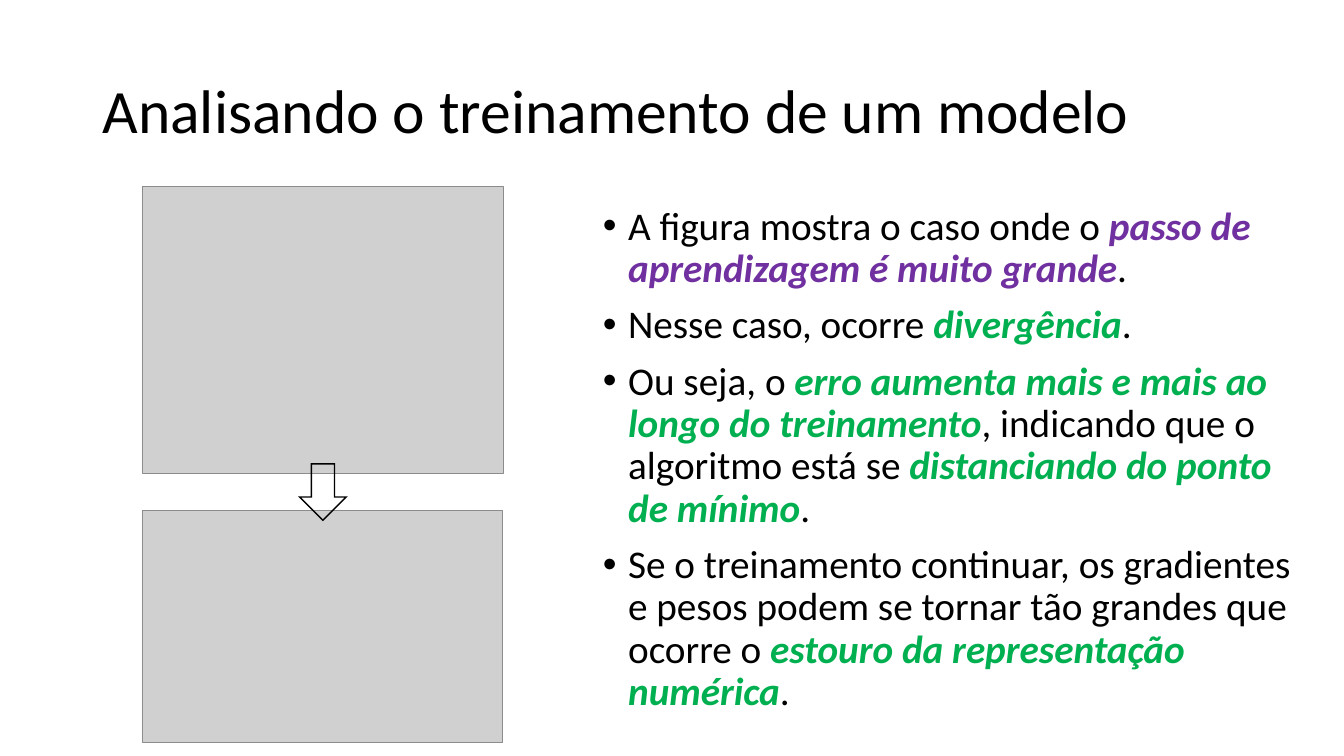
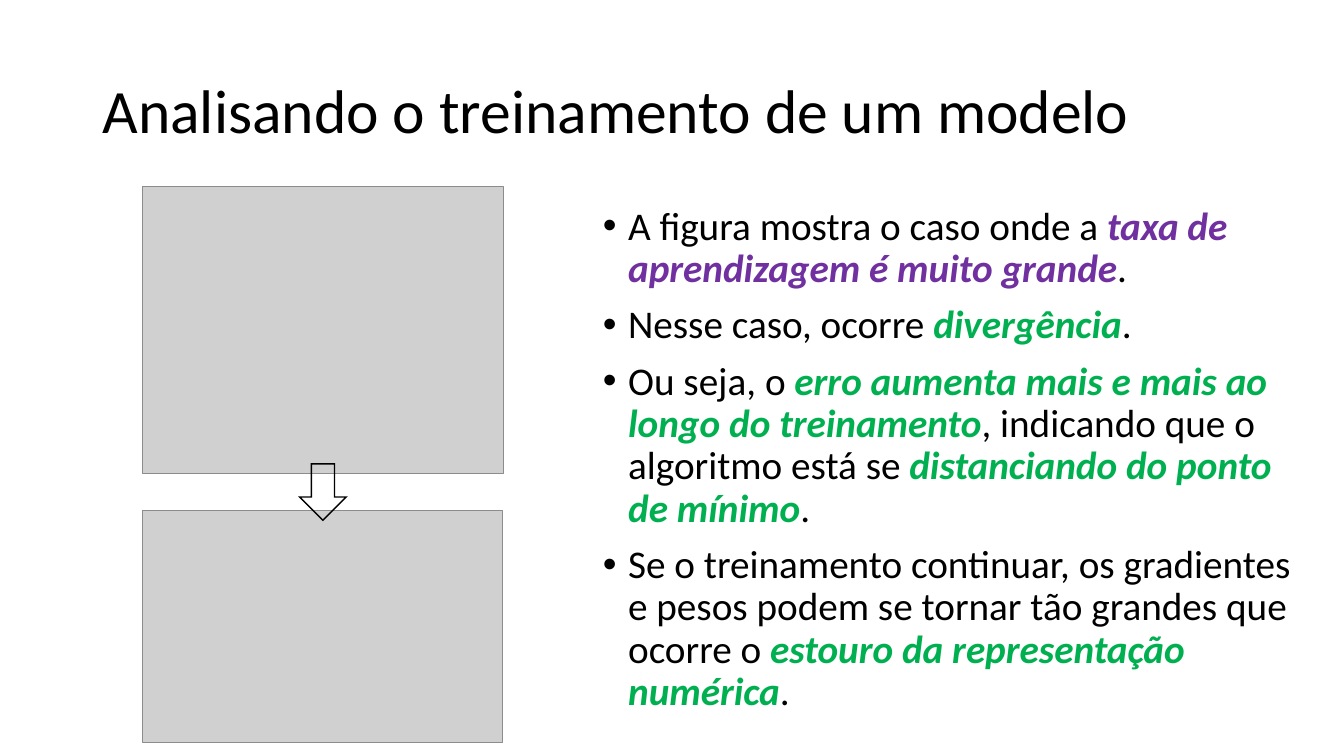
Before and after one commit to zz4fap/t319_aprendizado_de_maquina, a slide deck: slide 17 of slides/T319_Regressão_Linear (Parte III).pptx. Drawn at 1344x756 pixels with LibreOffice and Linux fonts; fonts in the diff are those of the drawing; grey boxes stand for pictures. Boxes give left, top, right and bottom in pixels: in the first picture for what was removed or moved away, otherwise in the second. Text is boxed around its words. In the diff, an @@ line names an element or a change of style, - is before the commit and + after.

```diff
--- a/slides/T319_Regressão_Linear (Parte III).pptx
+++ b/slides/T319_Regressão_Linear (Parte III).pptx
@@ text at bbox=[628, 212, 1227, 289]: text changed @@
-• A figura mostra o caso onde o passo de aprendizagem é muito grande.
+• A figura mostra o caso onde a taxa de aprendizagem é muito grande.
```
Also in this commit, not shown: 10 other slides changed, 3 other files.
